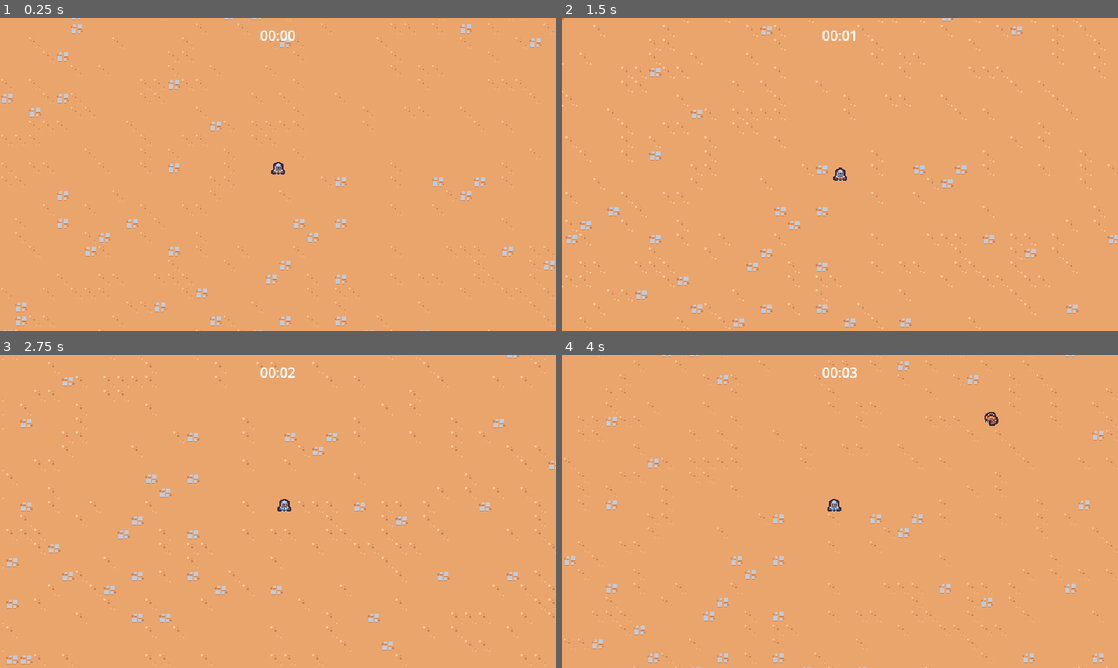
Above: before the commit, frames 1-4 (two rows, left to right).
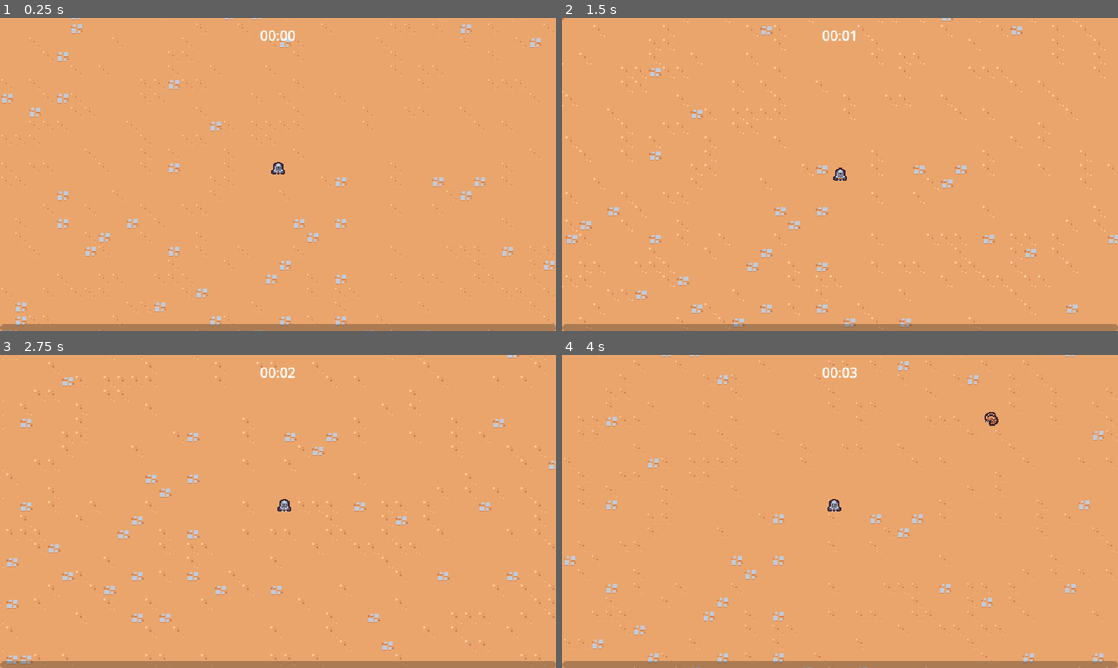
Above: after the commit, the same moments.

Repository: jrenato/dungeon_survival
Game: Godot game, scene res://src/world/levels/level.tscn
The game is run twice, just before and just after one commit, with the same random seed, the same clock (stepped at 60 frames per second) and the same inputs.
Inputs:
- Up to frame 1 (0.25 s): no input
- Up to frame 2 (1.5 s): tap Enter at 0.5 s; hold D (move_right) 0.53-1.28 s; hold S (move_down) from 1.28 s (still down)
- Up to frame 3 (2.75 s): release S (move_down) at 2.03 s; hold D (move_right) from 2.03 s (still down)
- Up to frame 4 (4 s): release D (move_right) at 2.78 s; hold W (move_up) 2.78-3.53 s; hold A (move_left) from 3.53 s (still down)

The runs differ from the first frame. In frame 1, 2.2% of the frame differs, in the area x 0-100%, y 97-100%; in frame 2, 2.2%; in frame 3, 2.2%; in frame 4, 2.2%.

Commit message:
Added experience manager and ui

Diff:
--- a/src/drop_items/experience_vial.gd
+++ b/src/drop_items/experience_vial.gd
@@ -9,5 +9,5 @@
 
 
 func on_area_entered(other_area: Area2D) -> void:
-	GameEvents.emit_experience_vial_collected(1)
+	GameEvents.emit_experience_vial_collected(1.0)
 	queue_free()
--- a/src/gameplay/autoload/game_events.gd
+++ b/src/gameplay/autoload/game_events.gd
@@ -1,8 +1,8 @@
 extends Node
 
 
-signal experience_vial_collected(ammount: int)
+signal experience_vial_collected(ammount: float)
 
 
-func emit_experience_vial_collected(ammount: int) -> void:
+func emit_experience_vial_collected(ammount: float) -> void:
 	experience_vial_collected.emit(ammount)
--- a/src/player/managers/experience_manager.gd
+++ b/src/player/managers/experience_manager.gd
@@ -1,16 +1,32 @@
 extends Node
+class_name ExperienceManager
 
 
-var current_experience : int = 0
+signal experience_updated(current_experience : float, target_experience : float)
+
+
+const TARGET_EXPERIENCE_GROWTH : float = 5.0
+
+
+var current_experience : float = 0
+var current_level : float = 1
+var target_experience : float = 5
 
 
 func _ready() -> void:
 	GameEvents.experience_vial_collected.connect(on_experience_vial_collected)
 
 
-func increment_experience(ammount: int) -> void:
-	current_experience += ammount
+func increment_experience(ammount: float) -> void:
+	current_experience = min(current_experience + ammount, target_experience)
+
+	if current_experience == target_experience:
+		current_level += 1
+		target_experience += TARGET_EXPERIENCE_GROWTH
+		current_experience = 0
+
+	experience_updated.emit(current_experience, target_experience)
 
 
-func on_experience_vial_collected(ammount: int) -> void:
+func on_experience_vial_collected(ammount: float) -> void:
 	increment_experience(ammount)
--- /dev/null
+++ b/src/ui/experience_bar.gd
@@ -0,0 +1,16 @@
+extends CanvasLayer
+
+
+@export var experiente_manager : ExperienceManager
+
+
+@onready var progress_bar: ProgressBar = %ProgressBar
+
+
+func _ready() -> void:
+	progress_bar.value = 0.0
+	experiente_manager.experience_updated.connect(on_experience_update)
+
+
+func on_experience_update(current_experience : float, target_experience : float) -> void:
+	progress_bar.value = current_experience / target_experience
--- /dev/null
+++ b/src/ui/experience_bar.tscn
@@ -0,0 +1,24 @@
+[gd_scene load_steps=2 format=3 uid="uid://urwngcska0k6"]
+
+[ext_resource type="Script" path="res://src/ui/experience_bar.gd" id="1_hovtj"]
+
+[node name="ExperienceBar" type="CanvasLayer"]
+script = ExtResource("1_hovtj")
+
+[node name="MarginContainer" type="MarginContainer" parent="."]
+anchors_preset = 15
+anchor_right = 1.0
+anchor_bottom = 1.0
+grow_horizontal = 2
+grow_vertical = 2
+mouse_filter = 2
+
+[node name="ProgressBar" type="ProgressBar" parent="MarginContainer"]
+unique_name_in_owner = true
+custom_minimum_size = Vector2(0, 8)
+layout_mode = 2
+size_flags_vertical = 8
+mouse_filter = 2
+max_value = 1.0
+value = 0.5
+show_percentage = false
--- a/src/world/levels/level.tscn
+++ b/src/world/levels/level.tscn
@@ -1,16 +1,23 @@
-[gd_scene load_steps=7 format=3 uid="uid://cqnhgc3msfays"]
+[gd_scene load_steps=9 format=3 uid="uid://cqnhgc3msfays"]
 
 [ext_resource type="PackedScene" uid="uid://c6tk8txxla80g" path="res://src/enemies/enemy_manager.tscn" id="1_41efo"]
 [ext_resource type="PackedScene" uid="uid://cgkvxmha8yxbm" path="res://src/world/camera/game_camera.tscn" id="1_bohbl"]
 [ext_resource type="PackedScene" uid="uid://d1wypvk0qua3f" path="res://src/ui/arena_ui.tscn" id="1_hq14g"]
 [ext_resource type="PackedScene" uid="uid://cwegybaokoxii" path="res://src/player/player.tscn" id="1_saqk8"]
 [ext_resource type="TileSet" uid="uid://bicur6ubwdaip" path="res://resources/tilesets/tiny_dungeon.tres" id="1_xhy72"]
+[ext_resource type="PackedScene" uid="uid://urwngcska0k6" path="res://src/ui/experience_bar.tscn" id="2_2lbtx"]
 [ext_resource type="PackedScene" uid="uid://n7ihnc7q7xcg" path="res://src/gameplay/arena/arena_manager.tscn" id="2_2x3be"]
+[ext_resource type="PackedScene" uid="uid://dgkp7l3j4e5si" path="res://src/player/managers/experience_manager.tscn" id="3_eu6ix"]
 
 [node name="Level" type="Node"]
 
 [node name="ArenaUI" parent="." node_paths=PackedStringArray("arena_manager") instance=ExtResource("1_hq14g")]
 arena_manager = NodePath("../ArenaManager")
+
+[node name="ExperienceBar" parent="." node_paths=PackedStringArray("experiente_manager") instance=ExtResource("2_2lbtx")]
+experiente_manager = NodePath("../ExperienceManager")
+
+[node name="ExperienceManager" parent="." instance=ExtResource("3_eu6ix")]
 
 [node name="ArenaManager" parent="." instance=ExtResource("2_2x3be")]
 
